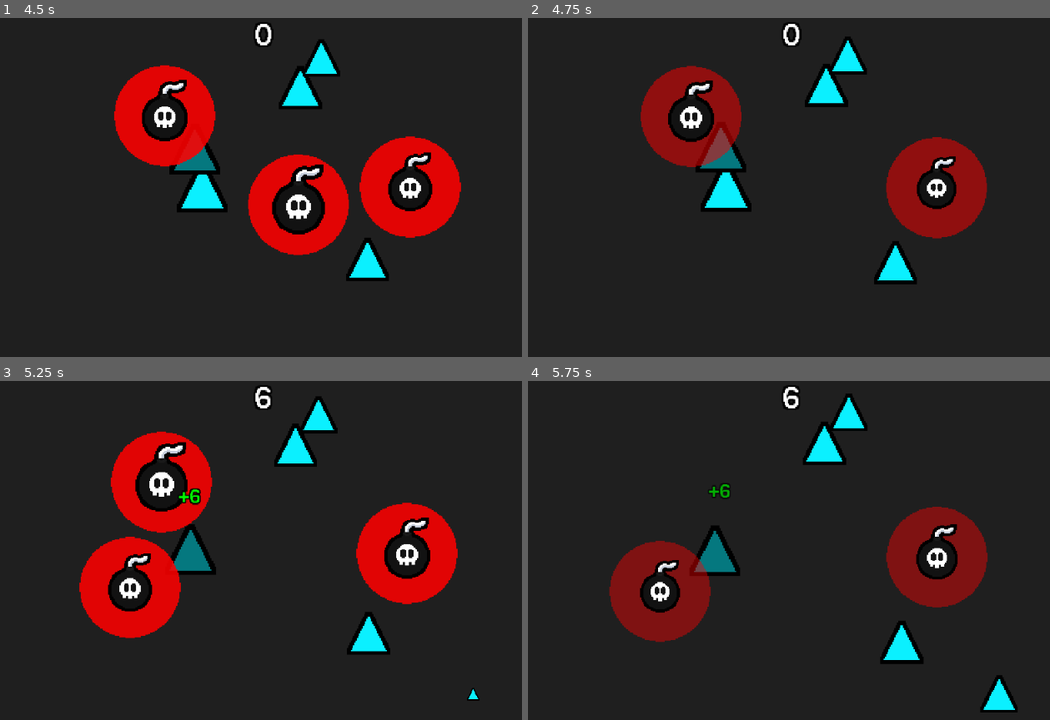
Above: before the commit, frames 1-4 (two rows, left to right).
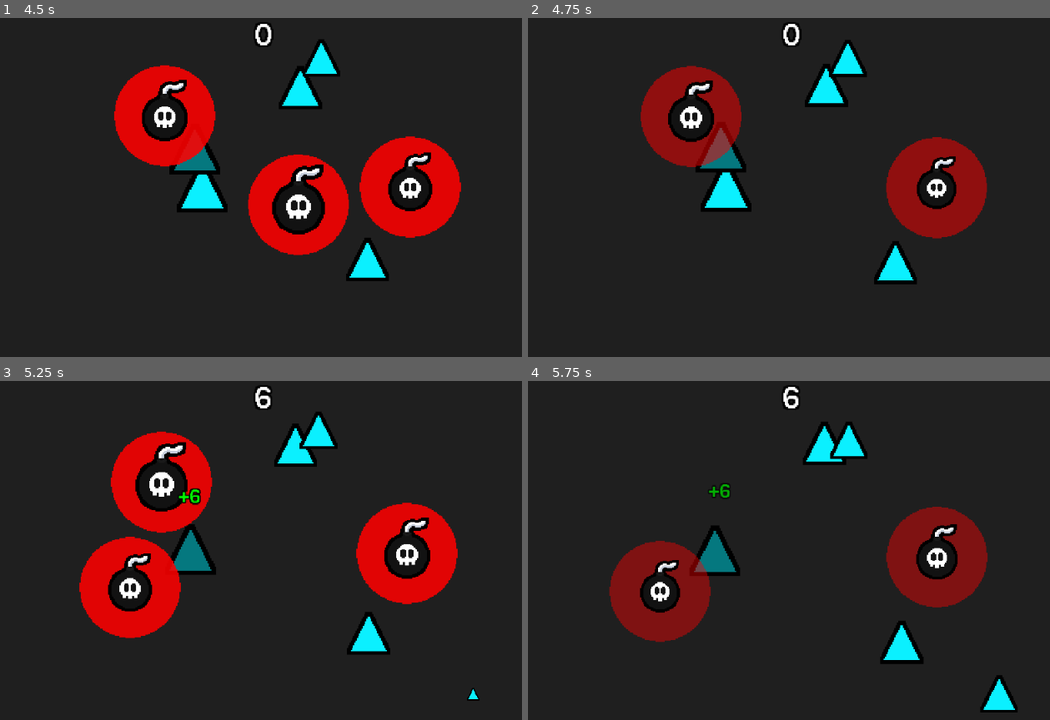
Above: after the commit, the same moments.

Repository: SpicyTime/BlastForge
Game: Godot game, scene res://main/main.tscn
The game is run twice, just before and just after one commit, with the same random seed, the same clock (stepped at 60 frames per second) and the same inputs. The engine's default icon, where the game draws it, is replaced by a stand-in: a white triangle on a blue panel in a dark square.
Inputs (mouse positions are in pixels of both pictures, inside the frame that each line leads up to):
- Up to frame 1 (4.5 s): tap Enter at 0.5 s; move the mouse to (229, 279) at 0.52 s; click (229, 279) at 0.6 s; move the mouse to (464, 262) at 1.27 s; click (464, 262) at 1.35 s; move the mouse to (62, 150) at 2.02 s; click (62, 150) at 2.1 s; move the mouse to (297, 204) at 2.77 s; click (297, 204) at 2.85 s; move the mouse to (161, 112) at 3.52 s; click (161, 112) at 3.6 s; move the mouse to (412, 187) at 4.27 s; click (412, 187) at 4.35 s
- Up to frame 2 (4.75 s): no input
- Up to frame 3 (5.25 s): move the mouse to (130, 587) at 5.02 s; click (130, 587) at 5.1 s
- Up to frame 4 (5.75 s): no input

Frame 1 is identical in both runs. In frame 2, 0.2% of the frame differs, in the area x 57-65%, y 5-18%; in frame 3, 0.7%; in frame 4, 0.9%, in the area x 57-66%, y 3-24%.

Commit message:
Breakables now stay within the bounds of the screen

Diff:
--- a/breakables/breakable.gd
+++ b/breakables/breakable.gd
@@ -8,11 +8,13 @@
 var is_scaled: bool = false
 var move_direction: Vector2 = Vector2(1, 1)
 var speed: float = 700.0
+var prev_pos: Vector2 = Vector2.ZERO
 var size_scales: Dictionary[Enums.ShapeSize, float] = {
 	Enums.ShapeSize.SMALL : 1.0,
 	Enums.ShapeSize.MEDIUM : 1.15,
 	Enums.ShapeSize.LARGE :  1.35
 }
+const OFFSCREEN_PADDING: int = 20
 
 @onready var breakable_sprite: Sprite2D = $BreakableSprite
 @onready var hurtbox_collider: CollisionShape2D = $Hurtbox/HurtboxCollider
@@ -21,6 +23,7 @@
 @onready var health: Health = $Health
 
 func _ready() -> void:
+	prev_pos = position
 	_set_up_colliders()
 	_set_up_health()
 	breakable_sprite.texture = shape_component.get_shape_texture()
@@ -49,6 +52,17 @@
 		hurtbox_collider.disabled = true
 		await scale_down_tween.finished # Checks if the breakable has been destroyed
 		queue_free()
+
+func _is_offscreen(check_position: Vector2) -> bool:
+	# Handles horizontal axis
+	@warning_ignore("integer_division")
+	if check_position.x > (Constants.VIEWPORT_WIDTH / 2) + OFFSCREEN_PADDING or check_position.x < -(Constants.VIEWPORT_WIDTH / 2) - OFFSCREEN_PADDING:
+		return true
+
+	@warning_ignore("integer_division")
+	if check_position.y > (Constants.VIEWPORT_HEIGHT / 2) + OFFSCREEN_PADDING or check_position.y < -(Constants.VIEWPORT_HEIGHT / 2) - OFFSCREEN_PADDING:
+		return true
+	return false
 
 
 func _set_up_colliders() -> void:
--- a/breakables/breakable.tscn
+++ b/breakables/breakable.tscn
@@ -7,7 +7,7 @@
 [ext_resource type="Script" uid="uid://dyakc7t63f14m" path="res://components/health_system/health.gd" id="5_x566u"]
 
 [node name="Breakable" type="CharacterBody2D"]
-collision_mask = 0
+collision_mask = 2
 script = ExtResource("1_srh6f")
 
 [node name="BreakableSprite" type="Sprite2D" parent="."]
--- /dev/null
+++ b/game/bounce_bound.gd
@@ -0,0 +1,10 @@
+extends Area2D
+@export var is_side: bool = false
+
+func _on_body_entered(body: Node2D) -> void:
+	if body is Breakable:
+		body = body as Breakable
+		if is_side:
+			body.move_direction.x *= -1
+		else:
+			body.move_direction.y *= -1
--- /dev/null
+++ b/game/bounce_bound.tscn
@@ -0,0 +1,8 @@
+[gd_scene load_steps=2 format=3 uid="uid://hkoxgv30yrjh"]
+
+[ext_resource type="Script" uid="uid://bfmynw4xha4kp" path="res://game/bounce_bound.gd" id="1_l07yh"]
+
+[node name="BounceBound" type="Area2D"]
+script = ExtResource("1_l07yh")
+
+[connection signal="body_entered" from="." to="." method="_on_body_entered"]
--- a/game/world.tscn
+++ b/game/world.tscn
@@ -1,9 +1,16 @@
-[gd_scene load_steps=5 format=3 uid="uid://k7nqsblly5gs"]
+[gd_scene load_steps=8 format=3 uid="uid://k7nqsblly5gs"]
 
 [ext_resource type="Script" uid="uid://vwrqyfjerpum" path="res://game/world.gd" id="1_vn0wg"]
 [ext_resource type="Script" uid="uid://uxk2gctotf6f" path="res://game/breakable_spawner.gd" id="2_aseec"]
 [ext_resource type="Script" uid="uid://dqanl875ga8m6" path="res://game/camera.gd" id="2_tvmmn"]
 [ext_resource type="Script" uid="uid://cpc1o46lwdj2q" path="res://components/shake_component.gd" id="3_4xpgs"]
+[ext_resource type="PackedScene" uid="uid://hkoxgv30yrjh" path="res://game/bounce_bound.tscn" id="5_805w3"]
+
+[sub_resource type="RectangleShape2D" id="RectangleShape2D_fhh06"]
+size = Vector2(640, 20)
+
+[sub_resource type="RectangleShape2D" id="RectangleShape2D_m4twg"]
+size = Vector2(20, 340)
 
 [node name="World" type="Node2D"]
 script = ExtResource("1_vn0wg")
@@ -19,3 +26,29 @@
 script = ExtResource("2_aseec")
 
 [node name="ExplosivesContainer" type="Node2D" parent="."]
+
+[node name="TopBound" parent="." instance=ExtResource("5_805w3")]
+position = Vector2(0, -180)
+
+[node name="TopCollider" type="CollisionShape2D" parent="TopBound"]
+shape = SubResource("RectangleShape2D_fhh06")
+
+[node name="BottomBound" parent="." instance=ExtResource("5_805w3")]
+position = Vector2(0, 180)
+
+[node name="BottomCollider" type="CollisionShape2D" parent="BottomBound"]
+shape = SubResource("RectangleShape2D_fhh06")
+
+[node name="LeftBound" parent="." instance=ExtResource("5_805w3")]
+position = Vector2(-320, 0)
+is_side = true
+
+[node name="LeftCollider" type="CollisionShape2D" parent="LeftBound"]
+shape = SubResource("RectangleShape2D_m4twg")
+
+[node name="RightBound" parent="." instance=ExtResource("5_805w3")]
+position = Vector2(320, 0)
+is_side = true
+
+[node name="RightCollider" type="CollisionShape2D" parent="RightBound"]
+shape = SubResource("RectangleShape2D_m4twg")
--- a/main/autoloads/constants.gd
+++ b/main/autoloads/constants.gd
@@ -6,6 +6,8 @@
 const SHAPE_COMPONENT_PATH: String = "res://breakables/shape_component.tscn"
 const FLOATING_TEXT_PATH: String = "res://breakables/floating_text.tscn"
 const TILE_SIZE: int = 3
+const VIEWPORT_WIDTH: int = 640
+const VIEWPORT_HEIGHT: int = 360
 const BASE_SMALL_MULTIPLIER: float = 1.0
 const BASE_MEDIUM_MULTIPLIER: float = 3.0
 const BASE_LARGE_MULTIPLIER: float = 6.0
